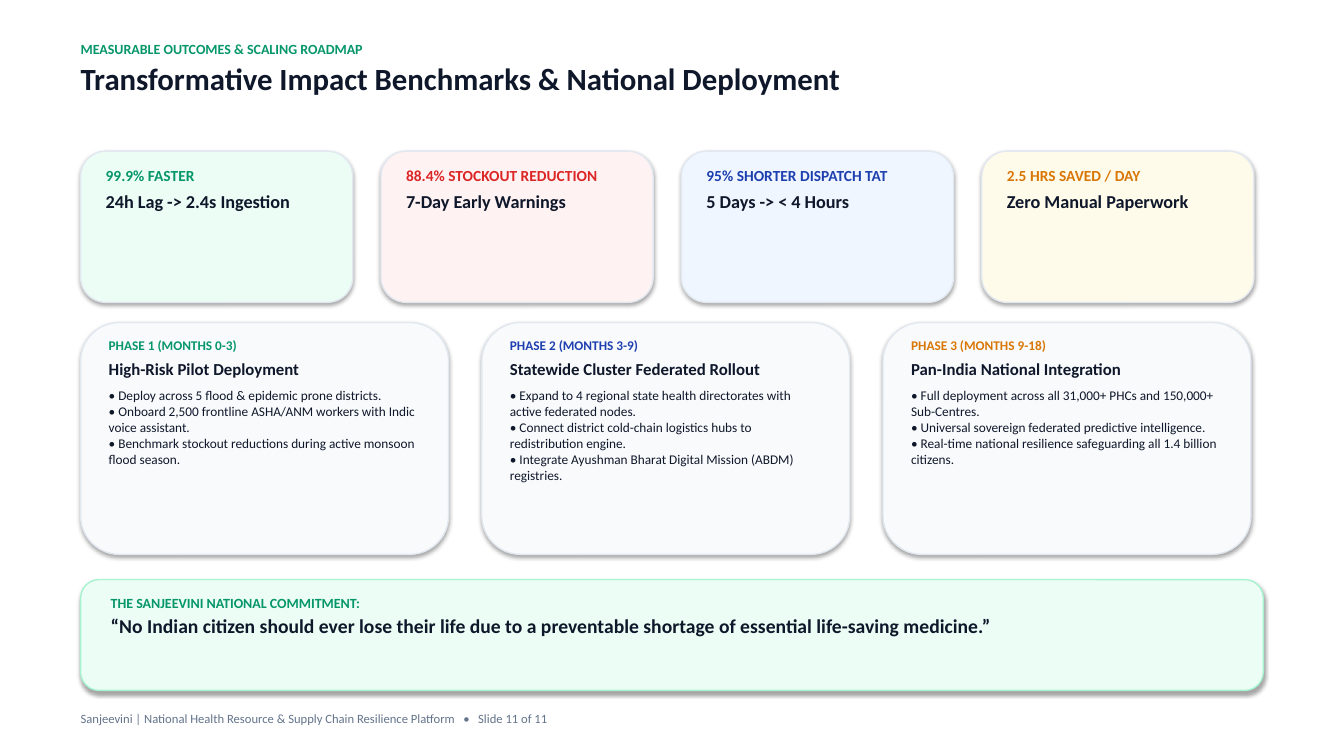
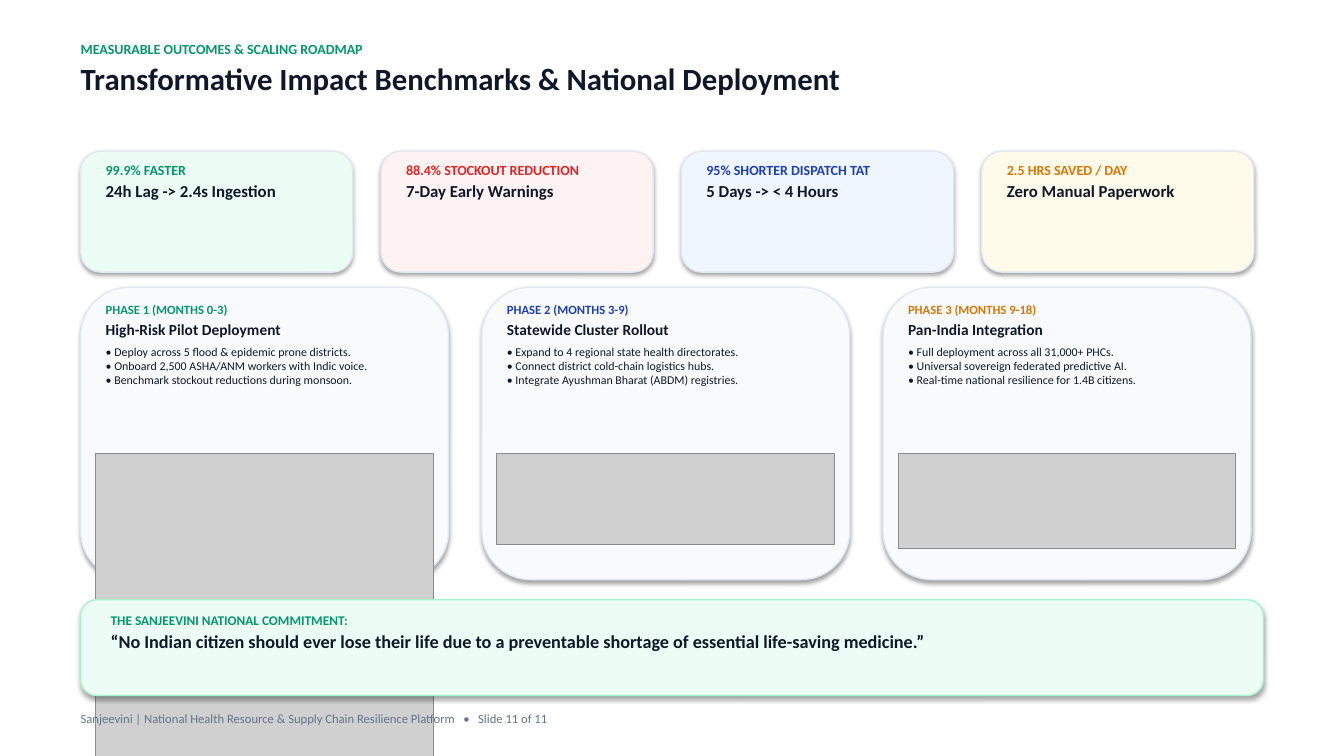
Before and after one commit to chiraghs/Sanjeevini, a slide deck: slide 11 of Pitch-DECK/Sanjeevini-Pitch-Deck.pptx. Drawn at 1344x756 pixels with LibreOffice and Linux fonts; fonts in the diff are those of the drawing; grey boxes stand for pictures. Boxes give left, top, right and bottom in pixels: in the first picture for what was removed or moved away, otherwise in the second. Text is boxed around its words. In the diff, an @@ line names an element or a change of style, - is before the commit and + after.

Commit message:
docs(pitch-deck): update slides with app images in cols, remove carto references, update non-carto live map, and add multi-channel messaging

```diff
--- a/Pitch-DECK/Sanjeevini-Pitch-Deck.pptx
+++ b/Pitch-DECK/Sanjeevini-Pitch-Deck.pptx
@@ rounded rectangle: place and size @@
-rounded rectangle at box(81, 151, 353, 302)
+rounded rectangle at box(81, 151, 353, 272)
@@ text "99.9% FASTER" at box(106, 165, 276, 200): size 11 to 10 pt in "99.9% FASTER"; size 13 to 12 pt in "24h Lag -> 2.4s Ingestion"; less space between paragraphs @@
@@ rounded rectangle: place and size @@
-rounded rectangle at box(381, 151, 653, 302)
+rounded rectangle at box(381, 151, 653, 272)
@@ text "88.4% STOCKOUT REDUCTION" at box(406, 165, 579, 200): size 11 to 10 pt in "88.4% STOCKOUT REDUCTION"; size 13 to 12 pt in "7-Day Early Warnings"; less space between paragraphs @@
@@ rounded rectangle: place and size @@
-rounded rectangle at box(682, 151, 954, 302)
+rounded rectangle at box(682, 151, 954, 272)
@@ text "95% SHORTER DISPATCH TAT" at box(706, 165, 870, 200): size 11 to 10 pt in "95% SHORTER DISPATCH TAT"; size 13 to 12 pt in "5 Days -> < 4 Hours"; less space between paragraphs @@
@@ rounded rectangle: place and size @@
-rounded rectangle at box(982, 151, 1254, 302)
+rounded rectangle at box(982, 151, 1254, 272)
@@ text "2.5 HRS SAVED / DAY" at box(1007, 166, 1175, 200): size 11 to 10 pt in "2.5 HRS SAVED / DAY"; size 13 to 12 pt in "Zero Manual Paperwork"; less space between paragraphs @@
@@ rounded rectangle: place and size @@
-rounded rectangle at box(81, 323, 449, 555)
+rounded rectangle at box(81, 287, 449, 580)
@@ text "PHASE 1 (MONTHS 0-3)": place and size @@
-text "PHASE 1 (MONTHS 0-3)" at box(109, 340, 415, 464)
+text "PHASE 1 (MONTHS 0-3)" at box(106, 305, 367, 386)
@@ rounded rectangle: place and size @@
-rounded rectangle at box(482, 323, 850, 555)
+rounded rectangle at box(482, 287, 850, 580)
@@ text "PHASE 2 (MONTHS 3-9)": place and size @@
-text "PHASE 2 (MONTHS 3-9)" at box(510, 340, 793, 483)
+text "PHASE 2 (MONTHS 3-9)" at box(507, 305, 738, 386)
@@ rounded rectangle: place and size @@
-rounded rectangle at box(883, 323, 1251, 555)
+rounded rectangle at box(883, 287, 1251, 580)
@@ text "PHASE 3 (MONTHS 9-18)": place and size @@
-text "PHASE 3 (MONTHS 9-18)" at box(911, 340, 1216, 464)
+text "PHASE 3 (MONTHS 9-18)" at box(908, 305, 1136, 384)
@@ text at box(106, 305, 281, 338): size 9.5 to 9 pt in "PHASE 1 (MONTHS 0-3)"; size 12 to 11 pt in "High-Risk Pilot Deployment"; less space between paragraphs @@
@@ text at box(507, 324, 738, 386): text changed; size 9.5 to 8.5 pt @@
-Statewide Cluster Federated Rollout
-• Expand to 4 regional state health directorates with active federated nodes.
-• Connect district cold-chain logistics hubs to redistribution engine.
-• Integrate Ayushman Bharat Digital Mission (ABDM) registries.
+Statewide Cluster Rollout
+• Expand to 4 regional state health directorates.
+• Connect district cold-chain logistics hubs.
+• Integrate Ayushman Bharat (ABDM) registries.
@@ text at box(507, 305, 629, 316): size 9.5 to 9 pt in "PHASE 2 (MONTHS 3-9)"; less space between paragraphs @@
@@ text at box(908, 324, 1136, 384): text changed; size 9.5 to 8.5 pt @@
-Pan-India National Integration
-• Full deployment across all 31,000+ PHCs and 150,000+ Sub-Centres.
-• Universal sovereign federated predictive intelligence.
-• Real-time national resilience safeguarding all 1.4 billion citizens.
+Pan-India Integration
+• Full deployment across all 31,000+ PHCs.
+• Universal sovereign federated predictive AI.
+• Real-time national resilience for 1.4B citizens.
@@ text at box(908, 305, 1036, 316): size 9.5 to 9 pt in "PHASE 3 (MONTHS 9-18)"; less space between paragraphs @@
@@ text at box(114, 347, 367, 386): text changed; size 9.5 to 8.5 pt @@
-• Deploy across 5 flood & epidemic prone districts.
-• Onboard 2,500 frontline ASHA/ANM workers with Indic voice assistant.
-• Benchmark stockout reductions during active monsoon flood season.
+• Deploy across 5 flood & epidemic prone districts.
+• Onboard 2,500 ASHA/ANM workers with Indic voice.
+• Benchmark stockout reductions during monsoon.
@@ picture added at box(96, 454, 434, 756) @@
@@ picture added at box(497, 454, 835, 544) @@
@@ picture added at box(898, 454, 1236, 548) @@
@@ rounded rectangle: place and size @@
-rounded rectangle at box(81, 580, 1263, 691)
+rounded rectangle at box(81, 600, 1263, 696)
@@ text "THE SANJEEVINI NATIONAL COMMITMENT:": place and size @@
-text "THE SANJEEVINI NATIONAL COMMITMENT:" at box(111, 599, 990, 637)
+text "THE SANJEEVINI NATIONAL COMMITMENT:" at box(111, 616, 924, 651)
@@ text "THE SANJEEVINI NATIONAL COMMITMENT:" at box(111, 616, 924, 651): size 10 to 9.5 pt in "THE SANJEEVINI NATIONAL COMMITMENT:"; size 14 to 13 pt in "“No Indian citizen should ever lose their ..." @@
```
Also in this commit, not shown: 6 other slides changed, 15 other files.
